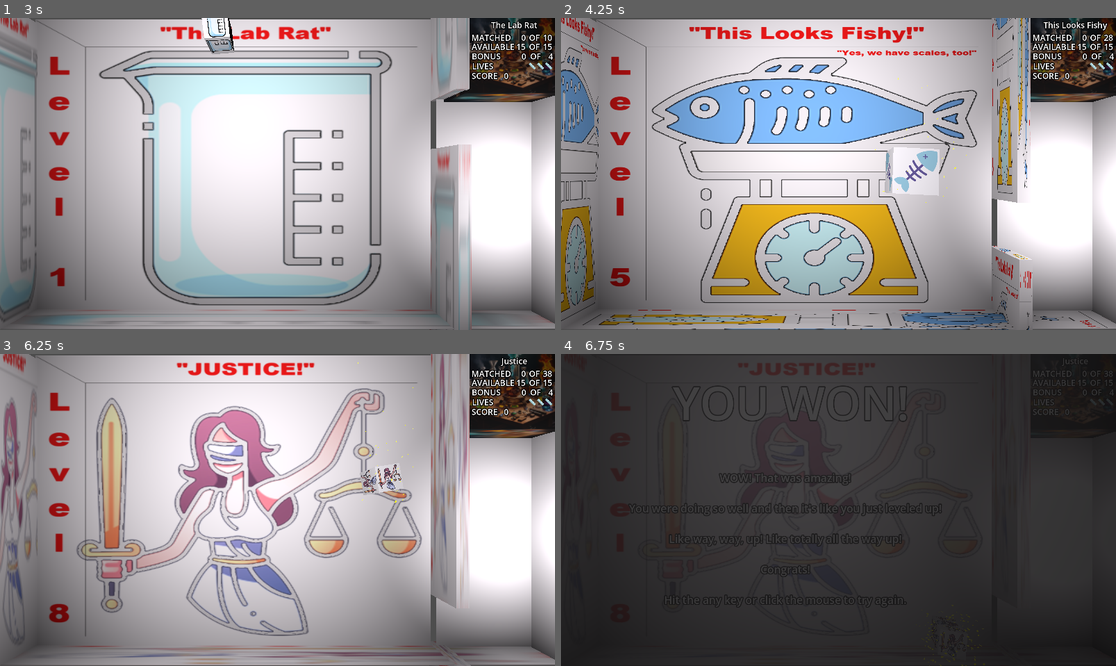
Above: before the commit, frames 1-4 (two rows, left to right).
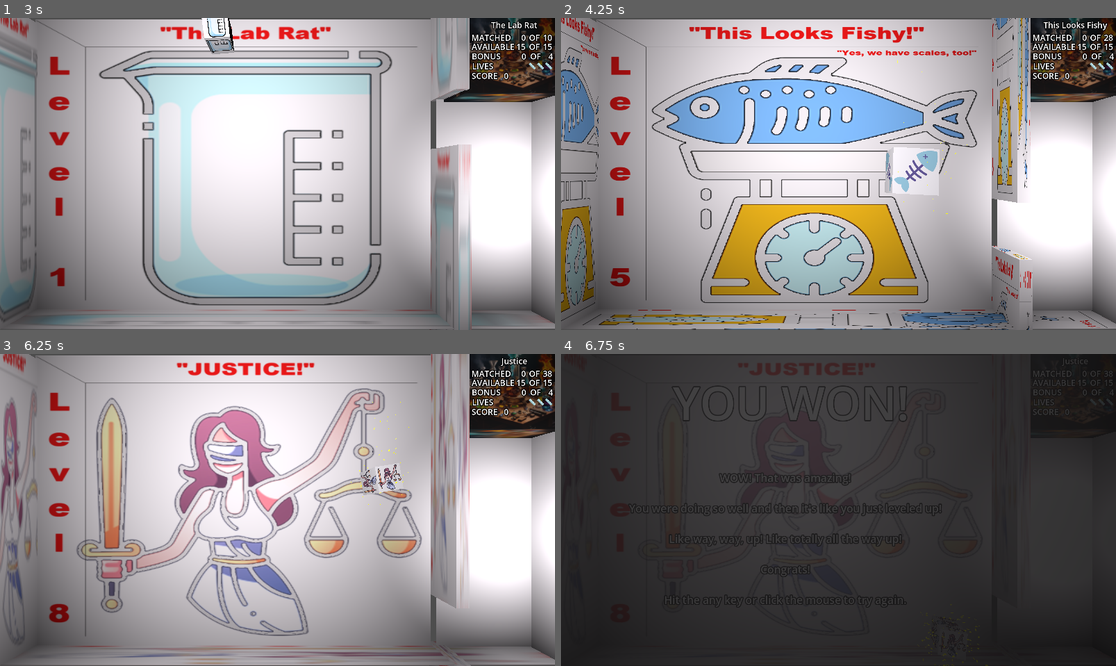
Above: after the commit, the same moments.

Repository: loose-bit-labs/scaletris
Game: Godot game, scene res://welcome.tscn
Same seed, same stepped clock (60 frames per second), same inputs: the game is played once before the commit and once after it. Sound files missing from this copy of the repository are replaced by a short silence.
Inputs (mouse positions are in pixels of both pictures, inside the frame that each line leads up to):
- Up to frame 1 (3 s): tap Enter (ui_accept) at 0.5, 0.77, 1.52 s; move the mouse to (399, 158) at 0.52 s; hold D (right) 0.53-1.28 s; tap 1 at 0.6 s; click (399, 158) at 0.67 s; move the mouse to (166, 189) at 1.27 s; hold S (down) 1.28-2.03 s; tap 2 at 1.35 s; move the mouse to (333, 105) at 2.02 s; hold D (right) 2.03-2.78 s; tap 3 at 2.1 s; move the mouse to (249, 236) at 2.77 s; hold Up (ui_up) from 2.78 s (still down); tap 4 at 2.85 s; click (249, 236) at 2.92 s
- Up to frame 2 (4.25 s): tap Enter (ui_accept) at 3.02, 3.77 s; move the mouse to (1005, 220) at 3.52 s; release Up (ui_up) at 3.53 s; hold A (left) from 3.53 s (still down); tap 5 at 3.6 s
- Up to frame 3 (6.25 s): move the mouse to (111, 463) at 4.27 s; tap 6 at 4.35 s; tap Enter (ui_accept) at 4.52, 6.02 s; move the mouse to (305, 510) at 5.02 s; release A (left) at 5.03 s; hold S (down) 5.03-5.78 s; tap 7 at 5.1 s; click (305, 510) at 5.17 s; move the mouse to (194, 432) at 5.77 s; hold D (right) from 5.78 s (still down); tap 8 at 5.85 s
- Up to frame 4 (6.75 s): move the mouse to (960, 494) at 6.52 s; release D (right) at 6.53 s; hold Up (ui_up) from 6.53 s (still down); tap 9 at 6.6 s

Frame 1 is identical in both runs. In frame 2, less than 0.1% of the frame differs, in the area x 56-74%, y 13-63%; in frame 3, less than 0.1%, in the area x 63-75%, y 2-49%; in frame 4, less than 0.1%.

Commit message:
particle tweak

Diff:
--- a/godot/block.tscn
+++ b/godot/block.tscn
@@ -201,7 +201,7 @@
 [node name="GPUParticles3D" type="GPUParticles3D" parent="RigidBody3D"]
 amount = 256
 lifetime = 0.18
-preprocess = 0.05
+preprocess = 0.11
 speed_scale = 0.77
 fixed_fps = 22
 transform_align = 2
